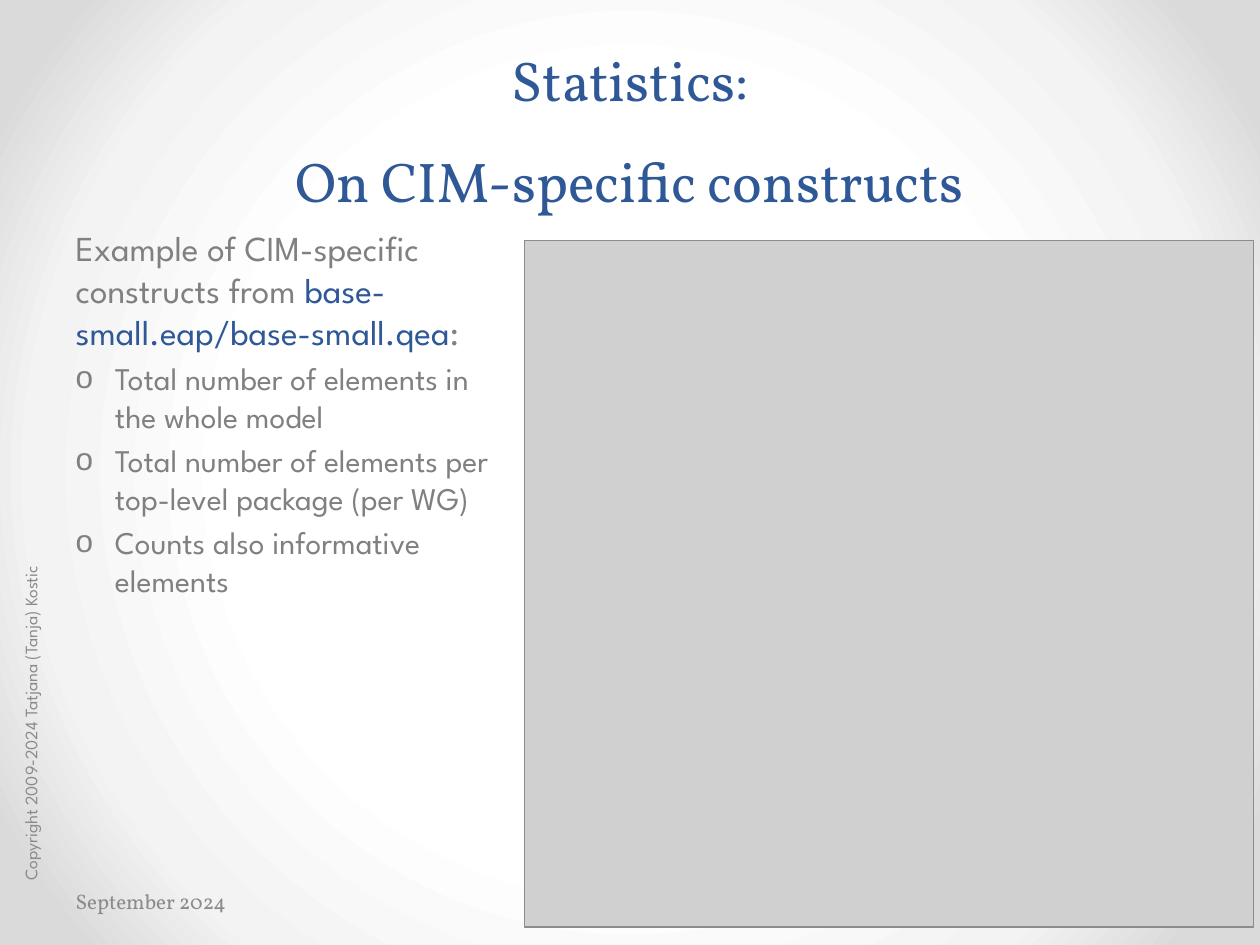
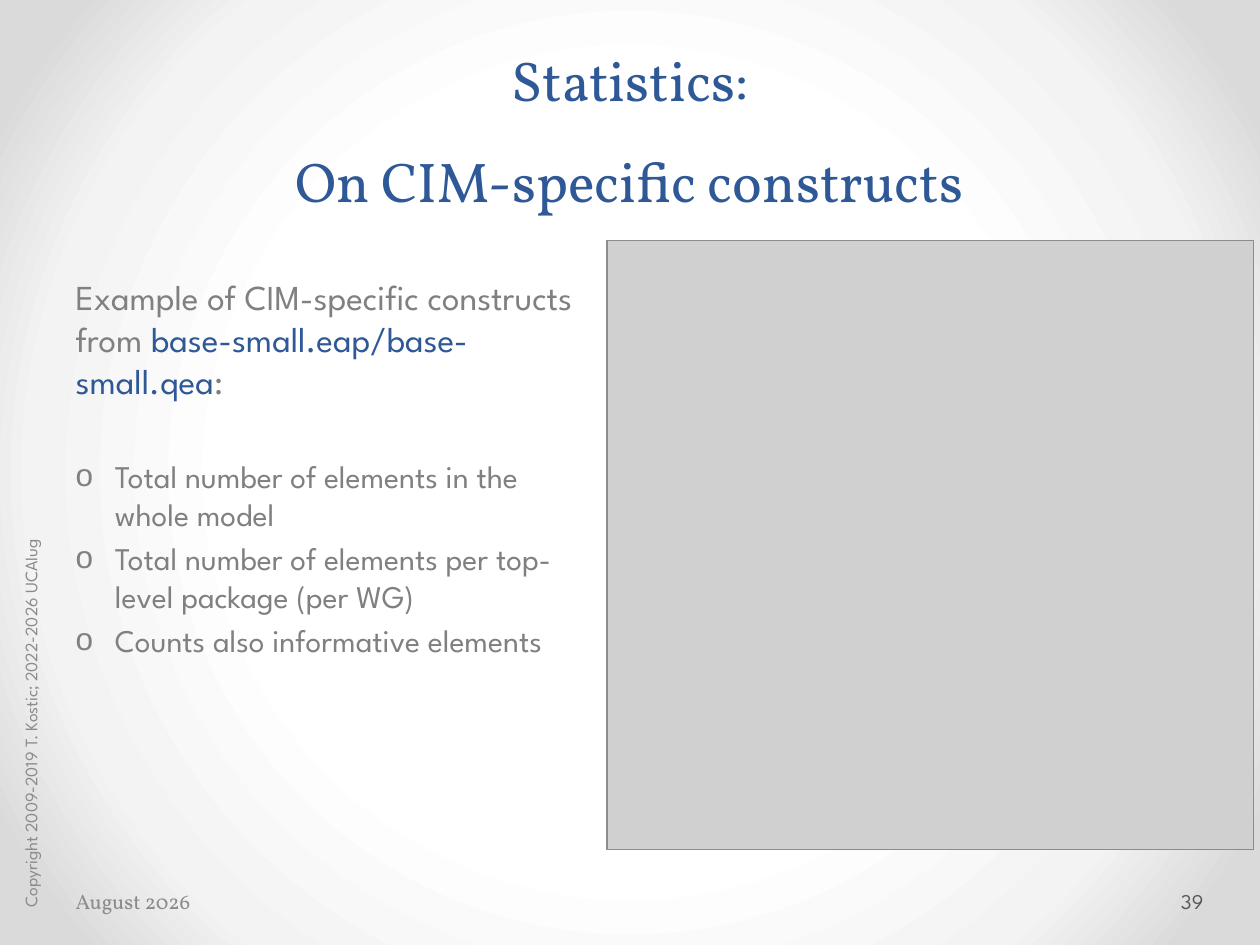
Before and after one commit to cimug-org/jCleanCim, a slide deck: slide 39 of doc/jCleanCimIntro.pptx (slide 40 before the commit). Drawn at 1260x945 pixels with LibreOffice and Linux fonts; fonts in the diff are those of the drawing; grey boxes stand for pictures. Boxes give left, top, right and bottom in pixels: in the first picture for what was removed or moved away, otherwise in the second. Text is boxed around its words. In the diff, an @@ line names an element or a change of style, - is before the commit and + after.

```diff
--- a/doc/jCleanCimIntro.pptx
+++ b/doc/jCleanCimIntro.pptx
@@ text "Example of CIM-specific constructs from ..." rewrapped from (x1=76, y1=236, x2=489, y2=593) to (x1=76, y1=285, x2=573, y2=653) @@
@@ picture resized from (x1=524, y1=241, x2=1252, y2=927) to (x1=607, y1=241, x2=1254, y2=849) @@
@@ text at (x1=17, y1=544, x2=43, y2=906): text changed @@
-Copyright 2009-2024 Tatjana (Tanja) Kostic
+Copyright 2009-2019 T. Kostic; 2022-2026 UCAIug
@@ text at (x1=76, y1=895, x2=191, y2=914): text changed @@
-September 2024
+August 2026
@@ page number added at (x1=1181, y1=895, x2=1203, y2=909), 12 pt, text #595959 @@
+39
```
Also in this commit, not shown: 75 other slides changed, 1 slide removed, 53 other files.
